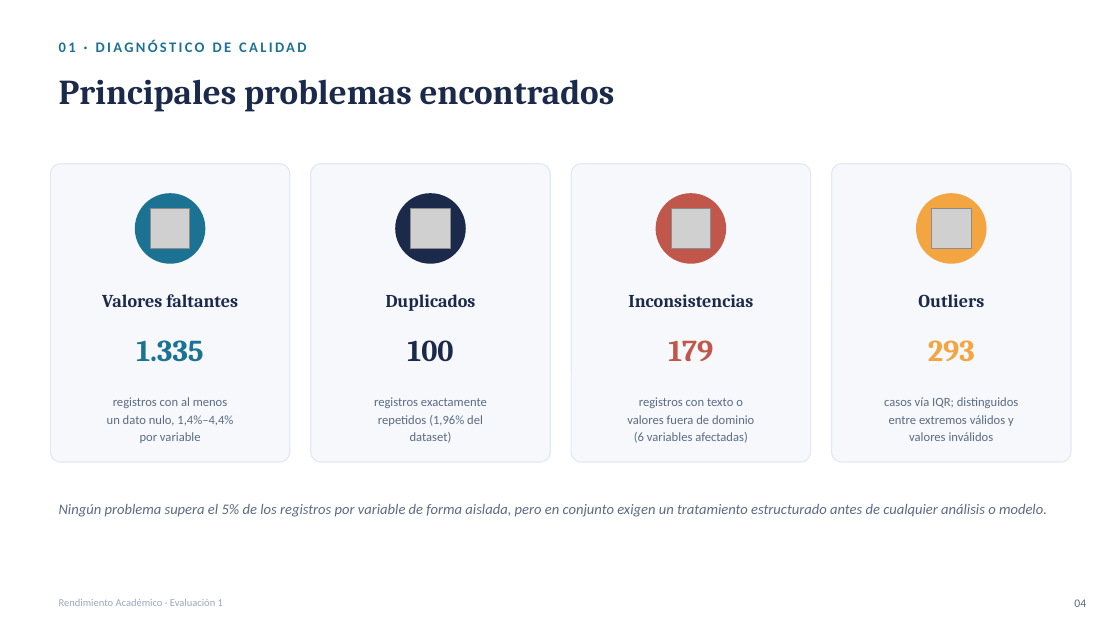
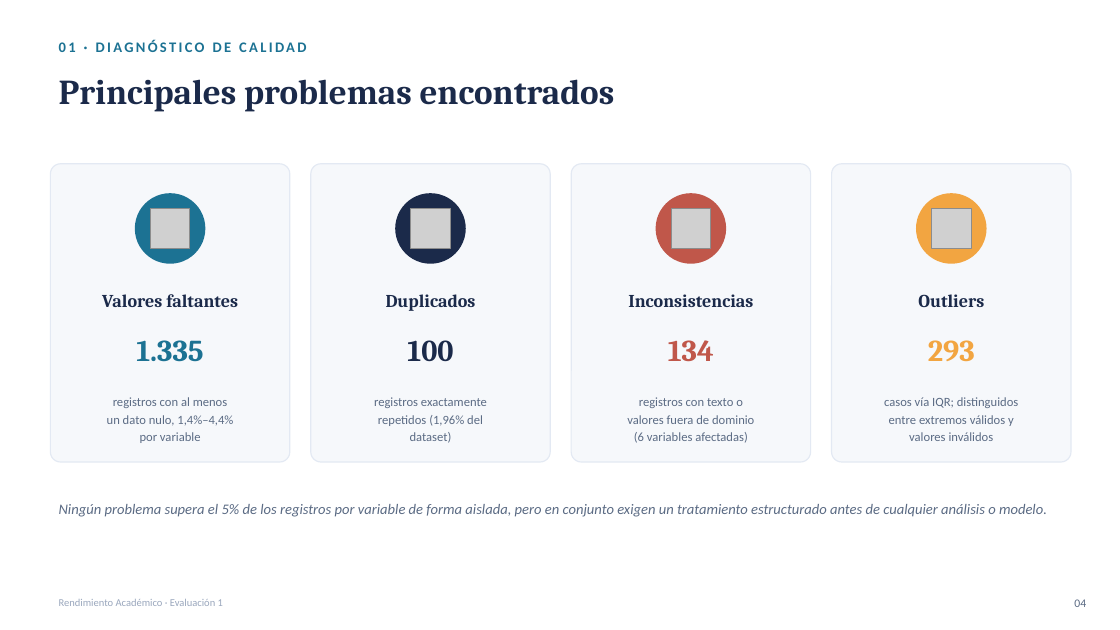
Before and after one commit to sebastianip3/EV-IA, a slide deck: slide 4 of E1 - EDA/Presentacion_E1_IA.pptx. Drawn at 1120x630 pixels with LibreOffice and Linux fonts; fonts in the diff are those of the drawing; grey boxes stand for pictures. Boxes give left, top, right and bottom in pixels: in the first picture for what was removed or moved away, otherwise in the second. Text is boxed around its words. In the diff, an @@ line names an element or a change of style, - is before the commit and + after.

```diff
--- a/E1 - EDA/Presentacion_E1_IA.pptx
+++ b/E1 - EDA/Presentacion_E1_IA.pptx
@@ text at (x1=668, y1=340, x2=714, y2=361): text changed @@
-179
+134
```
Also in this commit, not shown: 2 other slides changed.
